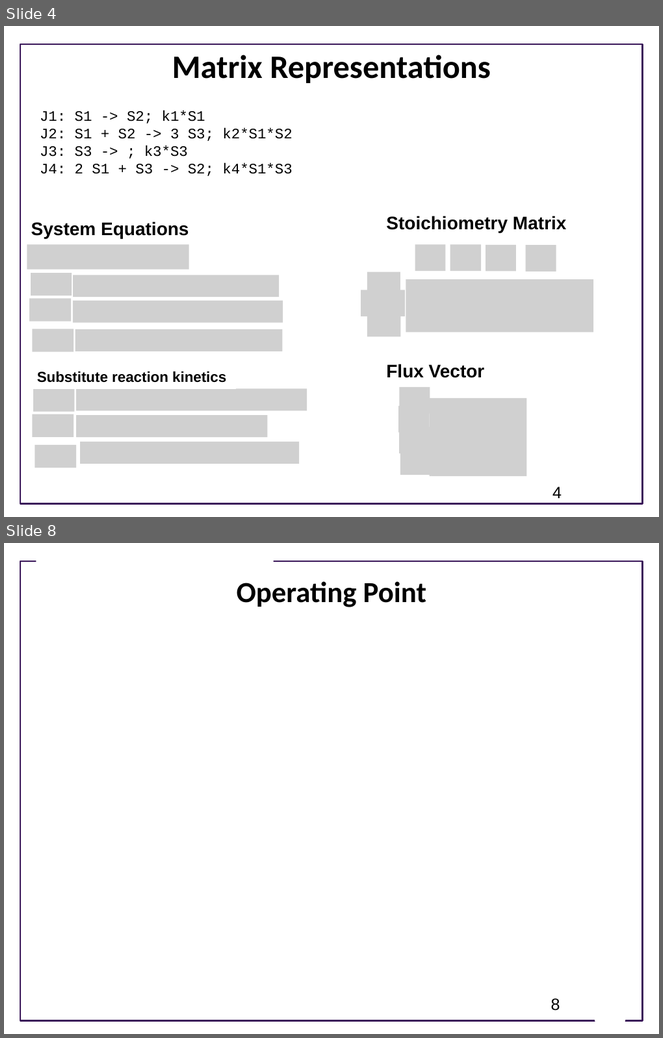
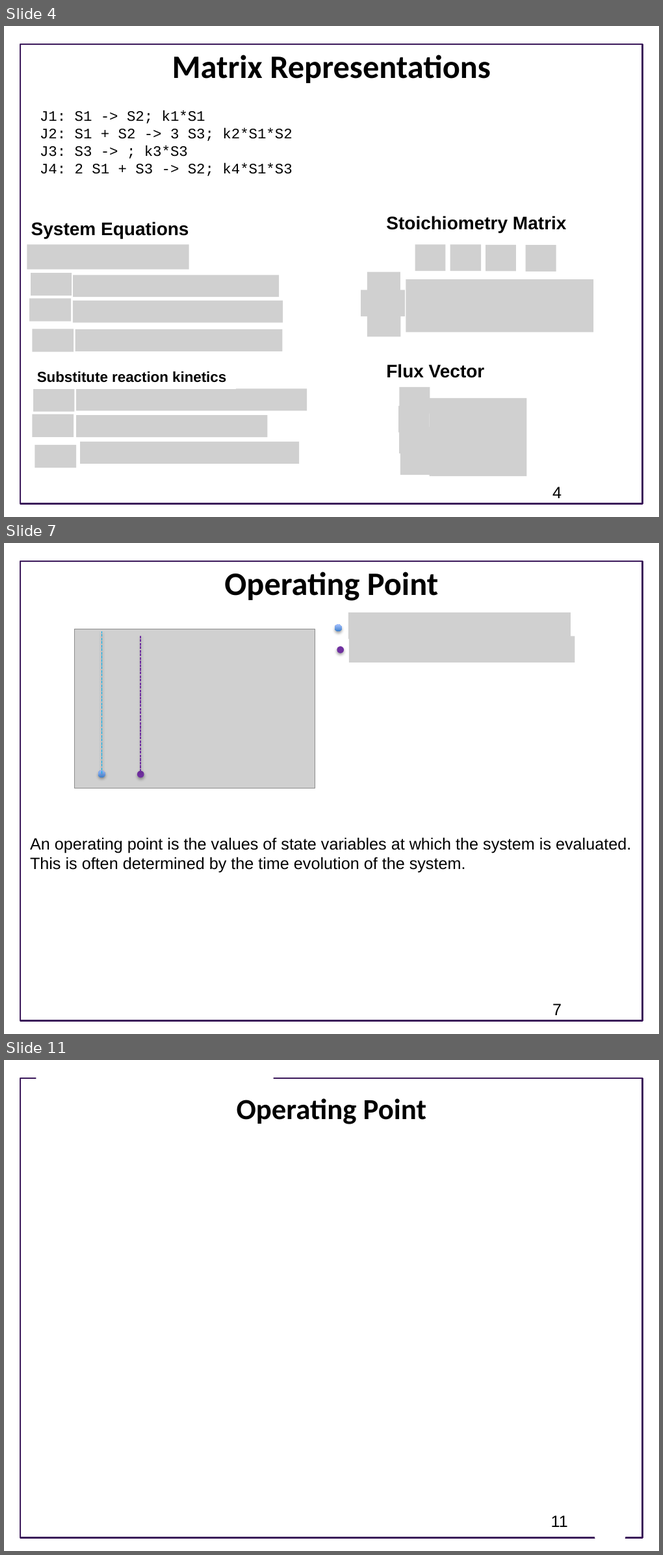
Before and after one commit to joseph-hellerstein/advanced-controls-lectures, a slide deck: Lecture_9-Accuracy-Of-Linear-Models/Linearizing-Reaction-Networks.pptx. Shown one above the other, each under a label of ours: slides 4 and 8 before the commit, slides 4, 7 and 11 after it; the slides between them are not shown. The pictures are 663x1038 and 663x1555 pixels, drawn with LibreOffice and Linux fonts; fonts in the diff are those of the drawing; grey boxes stand for pictures; background and template pictures are left out. Boxes give left, top, right and bottom in pixels: in the first picture for what was removed or moved away, otherwise in the second. Text is boxed around its words. In the diff, an @@ line names an element or a change of style, - is before the commit and + after.

```diff
--- a/Lecture_9-Accuracy-Of-Linear-Models/Linearizing-Reaction-Networks.pptx
+++ b/Lecture_9-Accuracy-Of-Linear-Models/Linearizing-Reaction-Networks.pptx
@@ slide 7 added at <box>4,543,659,1034</box>, background #FFFFFF; not listed: 1 template element that a slide beside it also shows @@
@@ title added at <box>224,572,439,601</box>, 36 pt, text #000000, bold @@
+Operating Point
@@ picture added at <box>348,613,571,639</box> @@
@@ picture added at <box>75,629,315,789</box> @@
@@ line added from (102, 774) to (102, 631), #00B0F0 1 pt dashed @@
@@ line added from (140, 772) to (140, 636), #7030A0 1 pt dashed @@
@@ ellipse added at <box>335,624,342,631</box>, fill gradient #3F80CE to #A4C4FF @@
@@ picture added at <box>349,636,575,662</box> @@
@@ ellipse added at <box>337,646,344,653</box>, fill #7030A0 @@
@@ ellipse added at <box>98,771,105,778</box>, fill gradient #3F80CE to #A4C4FF @@
@@ ellipse added at <box>137,771,144,778</box>, fill #7030A0 @@
@@ text added at <box>30,837,631,873</box>, 18 pt, text #000000 @@
+An operating point is the values of state variables at which the system is evaluated.
+This is often determined by the time evolution of the system.
@@ page number added at <box>553,1004,562,1016</box>, 18 pt, text #000000 @@
+7
@@ what was slide 8 is now slide 11 @@
@@ page number at <box>551,1516,568,1527</box>: text changed @@
-8
+11
```
Also in this commit, not shown: 1 slide changed, 4 other slides added, 2 slides removed, 1 other file.
